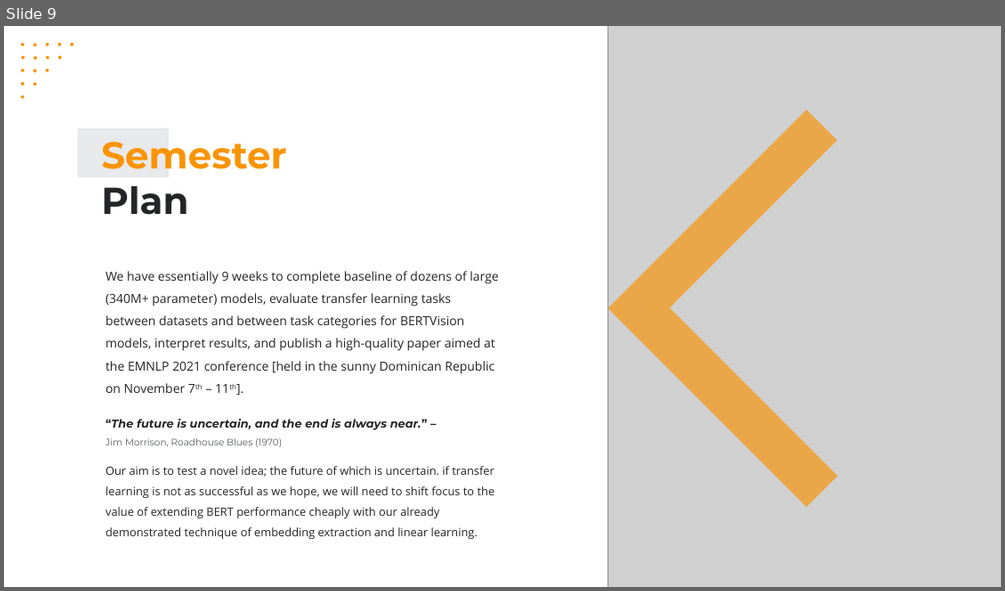
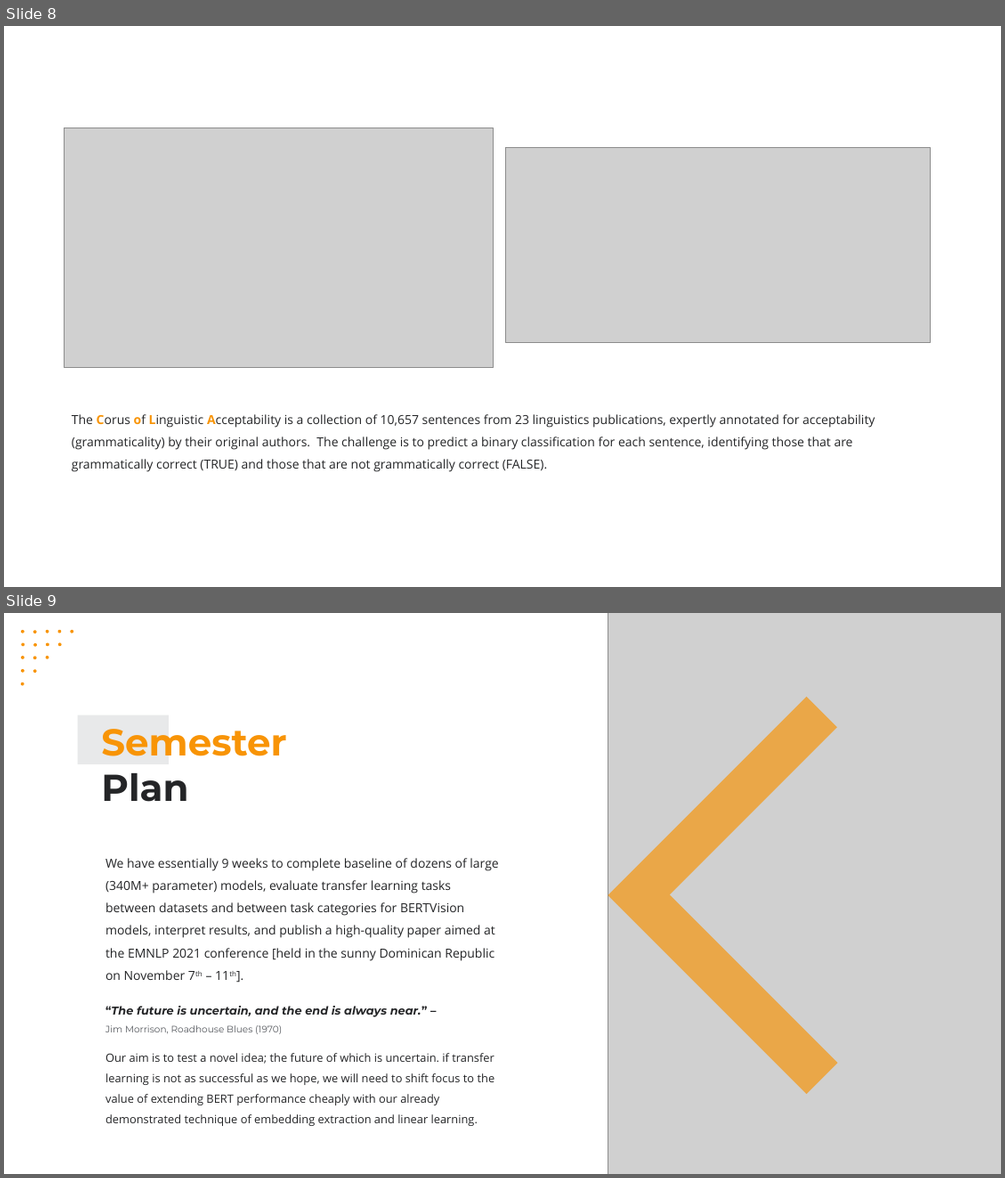
Before and after one commit to cbenge509/BERTVision, a slide deck: presentation/capstone/presentation 1 (week 6)/capstone__jiang_benge_fogarty_king__presentation_1.pptx. Shown one above the other, each under a label of ours: slide 9 before the commit, slides 8 and 9 after it. The pictures are 1005x591 and 1005x1178 pixels, drawn with LibreOffice and Linux fonts; fonts in the diff are those of the drawing; grey boxes stand for pictures. Boxes give left, top, right and bottom in pixels: in the first picture for what was removed or moved away, otherwise in the second. Text is boxed around its words. In the diff, an @@ line names an element or a change of style, - is before the commit and + after.

```diff
--- a/presentation/capstone/presentation 1 (week 6)/capstone__jiang_benge_fogarty_king__presentation_1.pptx
+++ b/presentation/capstone/presentation 1 (week 6)/capstone__jiang_benge_fogarty_king__presentation_1.pptx
@@ slide 8 added at <box>4,26,1001,587</box>, background #FFFFFF @@
@@ picture added at <box>65,127,494,367</box> @@
@@ picture added at <box>506,148,930,342</box> @@
@@ text added at <box>72,414,874,472</box>, 12 pt, text #242527 @@
+The Corus of Linguistic Acceptability is a collection of 10,657 sentences from 23 linguistics publications, expertly annotated for acceptability (grammaticality) by their original authors. The challenge is to predict a binary classification for each sentence, identifying those that are grammatically correct (TRUE) and those that are not grammatically correct (FALSE).
```
Also in this commit, not shown: 2 slides changed, 1 slide removed, 1 other file.
